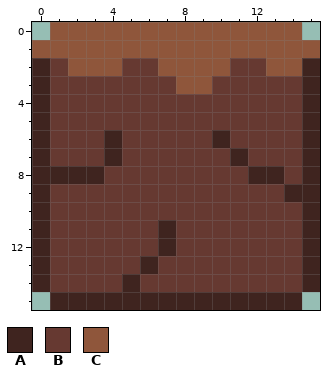
Two versions of one pixel-art sprite, Netizen/Assets/Sprites/Tile Sprites/Crumbling block/Crumbling2.png. That is the earlier state.
The file is 16x16 pixels.
Palette (. is transparent): A #3f241f  B #663931  C #8f563b
Pixels before, first column x 0:
 0 .CCCCCCCCCCCCCC.
 1 CCCCCCCCCCCCCCCC
 2 ABCCCBBCCCCBBCCA
 3 ABBBBBBBCCBBBBBA
 4 ABBBBBBBBBBBBBBA
 5 ABBBBBBBBBBBBBBA
 6 ABBBABBBBBABBBBA
 7 ABBBABBBBBBABBBA
 8 AAAABBBBBBBBAABA
 9 ABBBBBBBBBBBBBAA
10 ABBBBBBBBBBBBBBA
11 ABBBBBBABBBBBBBA
12 ABBBBBBABBBBBBBA
13 ABBBBBABBBBBBBBA
14 ABBBBABBBBBBBBBA
15 .AAAAAAAAAAAAAA.
After the commit:
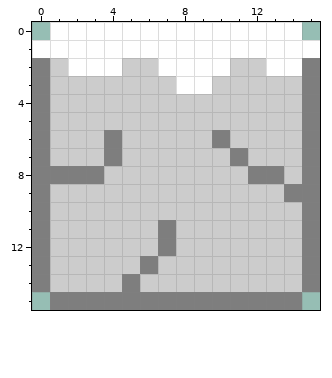
The edit:
Colour A changes from #3f241f to #7e7e7e.
Colour B changes from #663931 to #cccccc.
Colour C changes from #8f563b to #ffffff.
